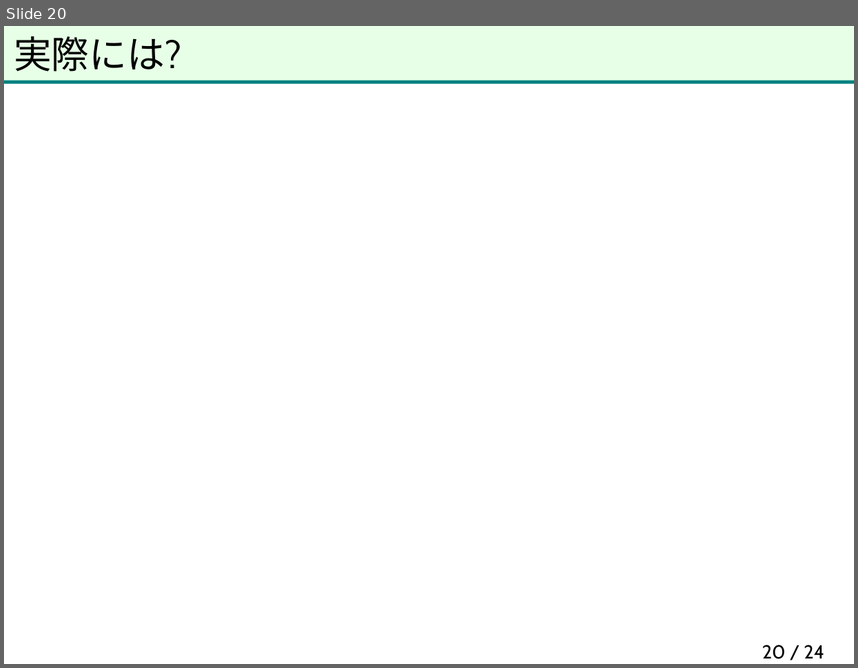
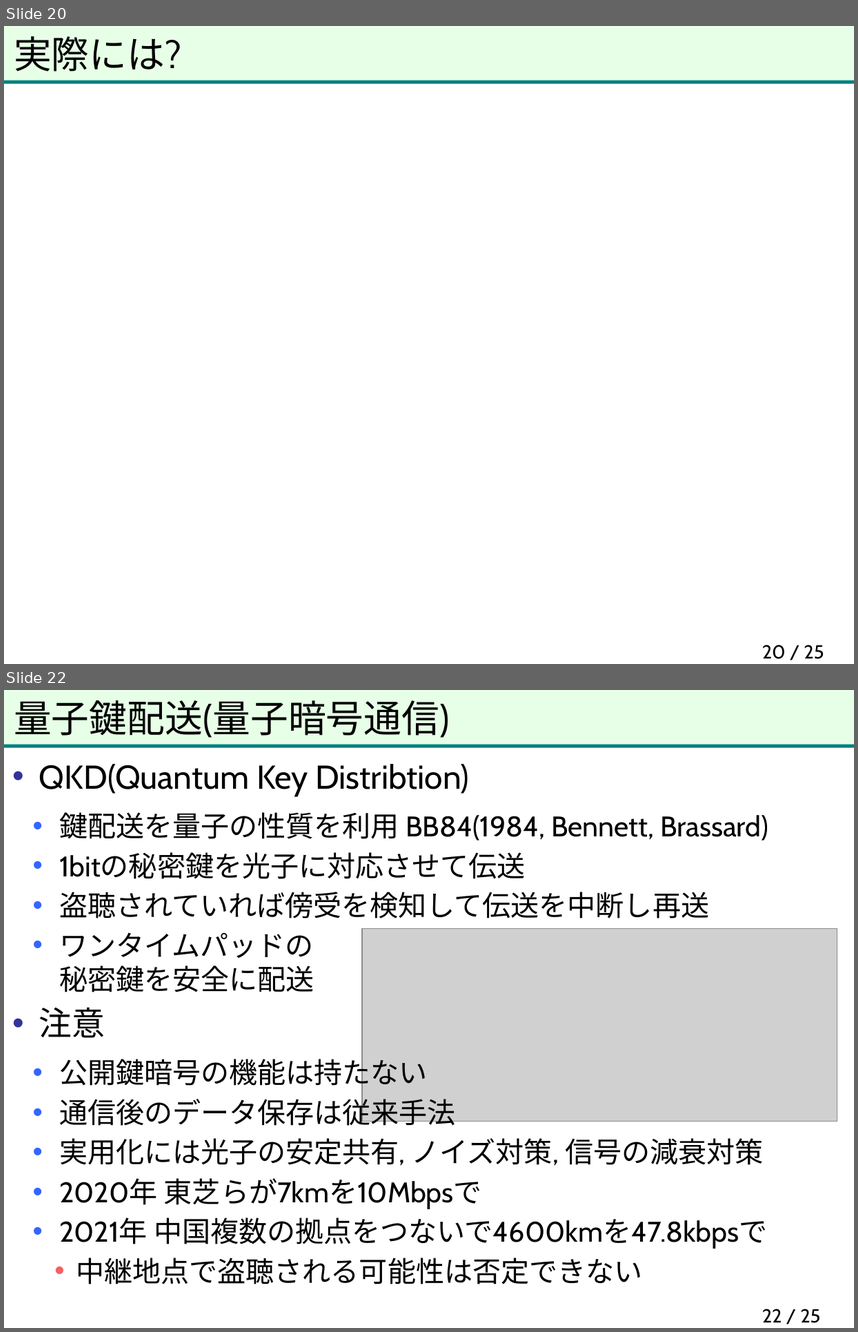
Before and after one commit to herumi/anninbon, a slide deck: lec/anninbon12.pptx. Shown one above the other, each under a label of ours: slide 20 before the commit, slides 20 and 22 after it; the slides between them are not shown. The pictures are 858x668 and 858x1332 pixels, drawn with LibreOffice and Linux fonts; fonts in the diff are those of the drawing; grey boxes stand for pictures; background and template pictures are left out. Boxes give left, top, right and bottom in pixels: in the first picture for what was removed or moved away, otherwise in the second. Text is boxed around its words. In the diff, an @@ line names an element or a change of style, - is before the commit and + after.

```diff
--- a/lec/anninbon12.pptx
+++ b/lec/anninbon12.pptx
@@ slide 22 added at [4,690,854,1328], background #FFFFFF; not listed: 2 template elements that a slide beside it also shows @@
@@ title added at [14,700,450,738], 32 pt, text #000000 @@
+量子鍵配送(量子暗号通信)
@@ text added at [39,764,769,1284], 24 pt, text #000000 @@
+• QKD(Quantum Key Distribtion)
+  • 鍵配送を量子の性質を利用 BB84(1984, Bennett, Brassard)
+  • 1bitの秘密鍵を光子に対応させて伝送
+  • 盗聴されていれば傍受を検知して伝送を中断し再送
+  • ワンタイムパッドの
+    秘密鍵を安全に配送
+• 注意
+  • 公開鍵暗号の機能は持たない
+  • 通信後のデータ保存は従来手法
+  • 実用化には光子の安定共有, ノイズ対策, 信号の減衰対策
+  • 2020年 東芝らが7kmを10Mbpsで
+  • 2021年 中国複数の拠点をつないで4600kmを47.8kbpsで
+    • 中継地点で盗聴される可能性は否定できない
@@ picture added at [362,929,837,1121] @@
@@ page number added at [762,1308,820,1323], 16 pt, text #000000 @@
+22 / 25
@@ page number at [762,644,824,659]: text changed @@
-20 / 24
+20 / 25
```
Also in this commit, not shown: 2 slides changed, 4 other slides added, 1 other file.
